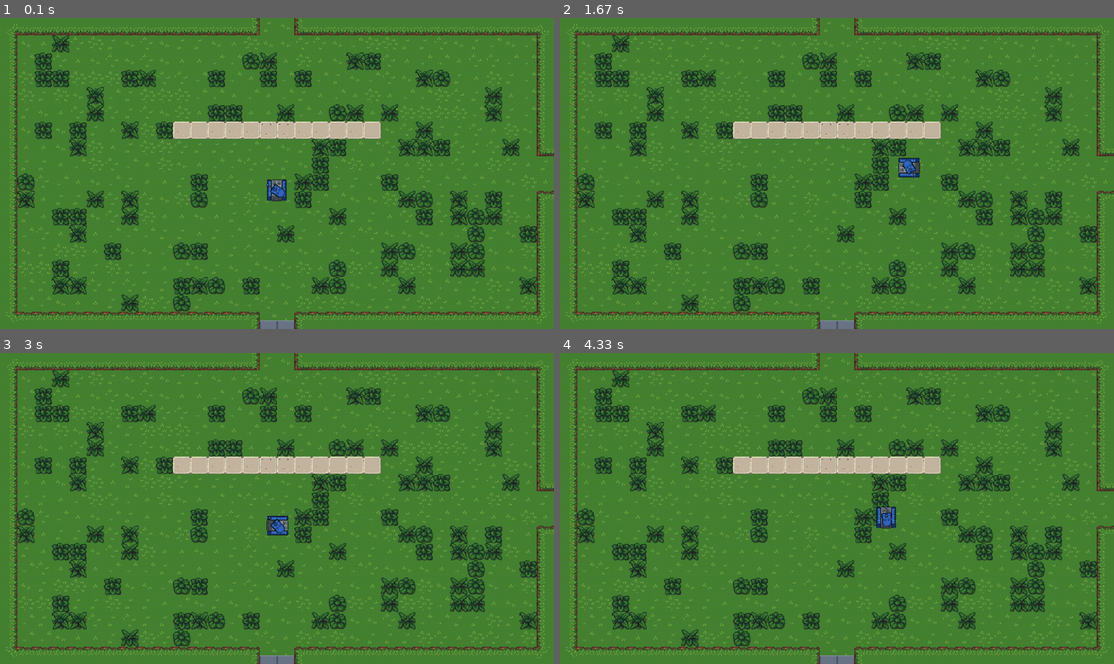
Above: before the commit, frames 1-4 (two rows, left to right).
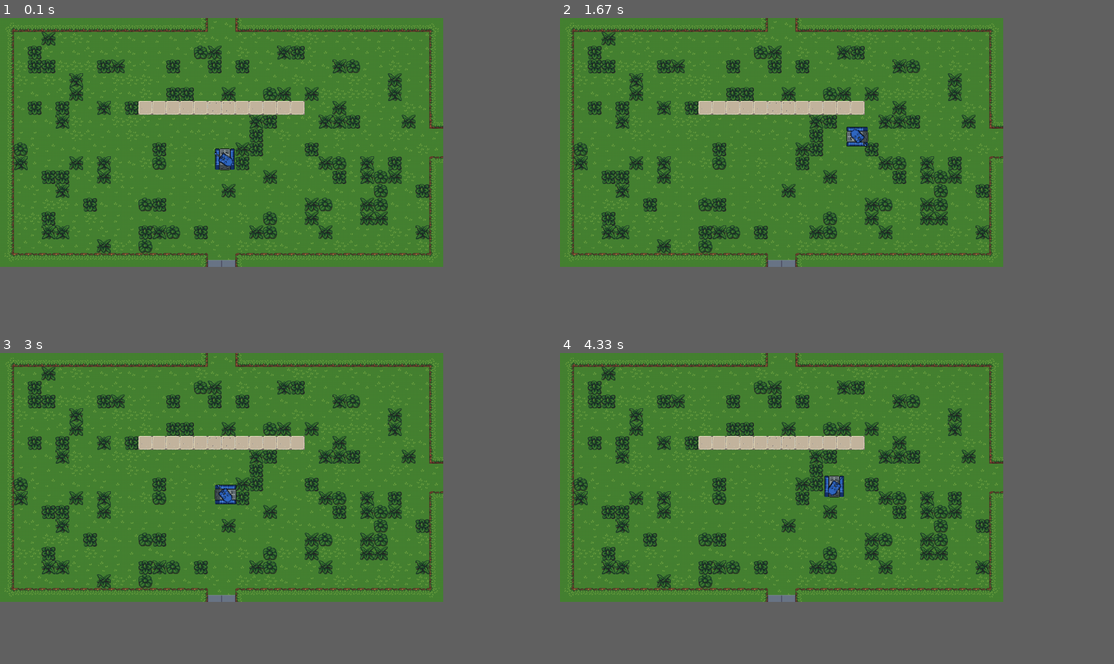
Above: after the commit, the same moments.

Repository: brasi07/Acero_en_Llamas_pygame
Game: pygame game, started from src/main.py
Two runs of this game, one before a commit and one after it. Both use one fixed random seed, a clock stepped at 60 frames per second and the inputs below.
Inputs (mouse positions are in pixels of both pictures, inside the frame that each line leads up to):
- Up to frame 1 (0.1 s): no input
- Up to frame 2 (1.67 s): hold Right 0.33-0.8 s; move the mouse to (764, 151) at 0.37 s; hold Up 0.83-1.13 s; move the mouse to (825, 198) at 0.87 s; hold Right 1.17-1.63 s; move the mouse to (942, 229) at 1.2 s
- Up to frame 3 (3 s): hold Left 1.67-2.2 s; move the mouse to (116, 427) at 1.7 s; hold Down 2.23-2.53 s; move the mouse to (204, 433) at 2.27 s; hold Left 2.57-2.97 s; move the mouse to (149, 396) at 2.6 s
- Up to frame 4 (4.33 s): hold Up 3-3.37 s; move the mouse to (615, 421) at 3.03 s; hold Right 3.4-4.03 s; move the mouse to (643, 446) at 3.43 s; hold Down from 4.07 s (still down); move the mouse to (881, 415) at 4.1 s
In our replay, the window is 900x506 before the commit and 720x405 after it. These sizes can differ from the game's own. Grey fills any space a smaller window leaves; there, only what the larger window draws over its background counts as a difference.

The runs differ from the first frame. In frame 1, 29% of the frame differs, in the area x 0-100%, y 0-100%; in frame 2, 28%; in frame 3, 29%; in frame 4, 28%.

Commit message:
El tamaño del tile ya es autoescalable y no es necesario pasarselo a todos los objectos dibujables

Diff:
--- a/src/bullet.py
+++ b/src/bullet.py
@@ -1,6 +1,7 @@
 import pygame
 import math
 import time
+import settings
 from settings import CollisionLayer, COLLISION_RULES
 from elements import Elemento
 
@@ -11,9 +12,8 @@
     sprites_colision = [pygame.transform.scale(pygame.image.load(f"../res/disparos/expl{i}.png"), (20, 20))
                         for i in range(1, 11)]
 
-    def __init__(self, cannon_tip, angulo, tamaño_tile, tipoColision):
-        self.tamaño_tile = tamaño_tile
-        self.imagen = self.escalar_y_cargar("../res/entidades/balas/bala.png", 0.15, 0.15)
+    def __init__(self, cannon_tip, angulo, tipoColision):
+        self.imagen = self.escalar_y_cargar("../res/entidades/balas/bala.png", settings.RESIZE_PLAYER * 0.07, settings.RESIZE_PLAYER * 0.07)
         self.x, self.y = cannon_tip
 
         super().__init__(self.x, self.y, self.imagen, tipoColision)
@@ -31,7 +31,7 @@
 
     def escalar_y_cargar(self, ruta, resizex, resizey):
         imagen = pygame.image.load(ruta)
-        return pygame.transform.scale(imagen, (resizex * self.tamaño_tile, resizey * self.tamaño_tile))
+        return pygame.transform.scale(imagen, (resizex * settings.TILE_SIZE, resizey * settings.TILE_SIZE))
 
     def check_collision(self, other_element):
 
--- a/src/elements.py
+++ b/src/elements.py
@@ -40,31 +40,25 @@
         return False
 
 class Boton(Elemento):
-    def __init__(self, x, y, tamaño_tile, imagen):
-        imagen = pygame.transform.scale(imagen, (tamaño_tile, tamaño_tile))  # Escalamos la imagen
+    def __init__(self, x, y, imagen):
         super().__init__(x, y, imagen, CollisionLayer.NONE)
 
 class Puerta(Elemento):
-    def __init__(self, x, y, tamaño_tile, imagen):
-        imagen = pygame.transform.scale(imagen, (tamaño_tile, tamaño_tile))  # Escalamos la imagen
+    def __init__(self, x, y, imagen):
         super().__init__(x, y, imagen, CollisionLayer.WALL)
 
 class Muro(Elemento):
-    def __init__(self, x, y, tamaño_tile, imagen):
-        imagen = pygame.transform.scale(imagen, (tamaño_tile, tamaño_tile))  # Escalamos la imagen
+    def __init__(self, x, y, imagen):
         super().__init__(x, y, imagen, CollisionLayer.WALL)
 
 class MuroBajo(Elemento):
-    def __init__(self, x, y, tamaño_tile, imagen):
-        imagen = pygame.transform.scale(imagen, (tamaño_tile, tamaño_tile))  # Escalamos la imagen
+    def __init__(self, x, y, imagen):
         super().__init__(x, y, imagen, CollisionLayer.LOW_WALL)
 
 class Trampa(Elemento):
-    def __init__(self, x, y, tamaño_tile, imagen):
-        imagen = pygame.transform.scale(imagen, (tamaño_tile, tamaño_tile))  # Escalamos la imagen
+    def __init__(self, x, y, imagen):
         super().__init__(x, y, imagen, CollisionLayer.NONE)
 
 class Decoracion(Elemento):
-    def __init__(self, x, y, tamaño_tile, imagen):
-        imagen = pygame.transform.scale(imagen, (tamaño_tile, tamaño_tile))  # Escalamos la imagen
+    def __init__(self, x, y, imagen):
         super().__init__(x, y, imagen, CollisionLayer.NONE)
--- a/src/enemy.py
+++ b/src/enemy.py
@@ -5,8 +5,7 @@
 from elements import Elemento
 
 class Enemy(Elemento):
-    def __init__(self, x, y, tamaño_tile):
-        self.tamaño_tile = tamaño_tile
+    def __init__(self, x, y):
         self.sprites = {
             "abajo": self.escalar_y_cargar("../res/enemigos/tanque_rojo.png"),
         }
@@ -14,7 +13,7 @@
 
     def escalar_y_cargar(self, ruta):
         imagen = pygame.image.load(ruta)
-        return pygame.transform.scale(imagen, (self.tamaño_tile * settings.RESIZE_PLAYER, self.tamaño_tile * settings.RESIZE_PLAYER))
+        return pygame.transform.scale(imagen, (settings.TILE_SIZE * settings.RESIZE_PLAYER, settings.TILE_SIZE * settings.RESIZE_PLAYER))
 
     def update(self):
         pass  # Aquí iría la IA de movimiento
--- a/src/game.py
+++ b/src/game.py
@@ -39,7 +39,7 @@
                 if evento.key == pygame.K_ESCAPE:  # Detecta cuando se presiona ESC
                     self.ejecutando = False  # Termina el juego
                 elif evento.key == pygame.K_F11:
-                    self.pantalla = pygame.display.set_mode((1280, 720))
+                    self.pantalla = pygame.display.set_mode((settings.ANCHO, settings.ALTO))
                 elif evento.key == pygame.K_e:  # Presionar "E" para activar botones
                     for capa in self.mundo.elementos_por_capa.values():
                         for elemento in capa:
--- a/src/player.py
+++ b/src/player.py
@@ -8,17 +8,14 @@
 import pygame
 
 from tank import Tank
+from weapon import Escopeta
 
 
 class Player(Tank):
 
-    def __init__(self, x, y, tamano_tile):
+    def __init__(self, x, y):
         # Llamamos primero al constructor de la clase base (Tank)
-        super().__init__(3, 3, x, y, tamano_tile, CollisionLayer.PLAYER, "../res/entidades/jugador/")
-
-        # Definir velocidad
-        self.velocidad_base = 3
-        self.velocidad = self.velocidad_base
+        super().__init__(3, 3, x, y, CollisionLayer.PLAYER, "../res/entidades/jugador/")
 
         # Equipamos armas
         self.armas_secundarias = [None, weapon.Dash(), weapon.Escopeta()]  # Lista de armas
@@ -89,14 +86,14 @@
             self.arma_secundaria_pos = 0
         self.arma_secundaria = self.armas_secundarias[self.arma_secundaria_pos]
         if self.arma_secundaria is not None:
-            if self.arma_secundaria.tipo == "escopeta":
-                self.sprite_cannon = pygame.transform.scale(self.arma_secundaria.imagen, (self.tamano_tile * settings.RESIZE_PLAYER, self.tamano_tile * settings.RESIZE_PLAYER))
-                self.arma_secundaria.animacion = [pygame.transform.scale(self.arma_secundaria.animacion [i], (settings.RESIZE_PLAYER * self.tamano_tile, settings.RESIZE_PLAYER * self.tamano_tile))
+            if self.arma_secundaria is Escopeta:
+                self.sprite_cannon = pygame.transform.scale(self.arma_secundaria.imagen, (settings.TILE_SIZE * settings.RESIZE_PLAYER, settings.TILE_SIZE * settings.RESIZE_PLAYER))
+                self.arma_secundaria.animacion = [pygame.transform.scale(self.arma_secundaria.animacion [i], (settings.RESIZE_PLAYER * settings.TILE_SIZE, settings.RESIZE_PLAYER * settings.TILE_SIZE))
                         for i in range(0, len(self.arma_secundaria.animacion ) - 1)]
                 self.sprite_arma_secundaria = None
             else:
                 self.sprite_arma_secundaria = self.escalar_y_cargar(self.arma_secundaria.imagen)
-                self.sprite_cannon = self.sprites["canhon"]
+                self.sprite_cannon = self.sprites["cannon"]
 
 
     def dibujar_arma_secundaria(self, mundo):
@@ -105,14 +102,11 @@
             self.rect_secundaria = self.sprite_arma_secundaria.get_rect(top=self.rect_element.bottom)
             mundo.pantalla.blit(self.sprite_arma_secundaria, (self.rect_element.centerx - self.rect_secundaria.width // 2 - mundo.camara_x, self.rect_element.centery - self.rect_secundaria.height // 2 - mundo.camara_y))
 
-
-
-
     def draw(self, mundo):
         for bala in self.balas:
             bala.draw(mundo.pantalla, mundo)
         self.dibujar(mundo.pantalla, mundo)
         self.update_cannon_position(mundo)
-        if (self.arma_secundaria != None):
+        if self.arma_secundaria is not None:
                 self.dibujar_arma_secundaria(mundo)
         mundo.pantalla.blit(self.imagen_canon, (self.rect_element.centerx - self.rect_canon.width // 2 - mundo.camara_x, self.rect_element.centery - self.rect_canon.height // 2 - mundo.camara_y))
--- a/src/settings.py
+++ b/src/settings.py
@@ -1,10 +1,10 @@
 from enum import Enum
 
 FPS = 60
-ANCHO, ALTO = 1280, 720
+ANCHO, ALTO = 1024, 576
 
+RESIZE_PLAYER = 2.5
 TILE_SIZE = 32
-RESIZE_PLAYER = 2
 
 COOLDOWN = 2000
 
--- a/src/tank.py
+++ b/src/tank.py
@@ -9,10 +9,10 @@
 
 
 class Tank(Elemento):
-    def __init__(self, hp, speed, x, y, tamano_tile, collision_layer=CollisionLayer.NONE, ruta=""):
-        self.hp = hp
-        self.speed = speed
-        self.tamano_tile = tamano_tile
+    def __init__(self, vida, velocidad, x, y, collision_layer=CollisionLayer.NONE, ruta=""):
+        self.vida = vida
+        self.velocidad = velocidad
+        self.velocidad_base = 3
 
         # Generamos sprites para el tanque
         self.sprites = self.generar_sprites(ruta)
@@ -31,9 +31,6 @@
 
         self.arma_secundaria = None
         self.ultimo_uso_secundaria = pygame.time.get_ticks()
-
-        # Equipamos armas
-        self.equipar_especial(Dash())
 
     def equipar_especial(self, weapon=None):
         # Equipamos armas
@@ -59,7 +56,7 @@
 
     def escalar_y_cargar(self, ruta):
         imagen = pygame.image.load(ruta)
-        return pygame.transform.scale(imagen, (self.tamano_tile * settings.RESIZE_PLAYER, self.tamano_tile * settings.RESIZE_PLAYER))
+        return pygame.transform.scale(imagen, (settings.TILE_SIZE * settings.RESIZE_PLAYER, settings.TILE_SIZE * settings.RESIZE_PLAYER))
 
     def rotar_canon(self, dirx, diry):
         # Calcular el ángulo del cañón
@@ -110,7 +107,7 @@
 
     def disparar(self):
         cannon_tip = self.get_cannon_tip()  # Obtener la punta del cañón
-        nueva_bala = Bala(cannon_tip, self.angulo_cannon, self.tamano_tile, CollisionLayer.BULLET_PLAYER)
+        nueva_bala = Bala(cannon_tip, self.angulo_cannon, CollisionLayer.BULLET_PLAYER)
         self.balas.append(nueva_bala)
 
     def get_cannon_tip(self):
--- a/src/world.py
+++ b/src/world.py
@@ -16,7 +16,6 @@
         self.mundo = mundo  # Número del mundo actual
 
         self.ancho_pantalla, self.alto_pantalla = pantalla.get_size()
-        self.tamaño_tile = math.gcd(self.ancho_pantalla, self.alto_pantalla) / 2
 
         # Buscar archivos de mapa según el nuevo formato "Mapa_{mundo}_{capa}.csv"
         archivos_mapa = self.buscar_archivos_mapa(f"../res/mapas/Mapa_{self.mundo}_")
@@ -107,7 +106,7 @@
                 valor = int(valor)  # Asegurarse de que el valor es un número
 
                 if 5100 <= valor <= 5199:  # Rango de valores reservados para puertas
-                    puerta = Puerta(x * self.tamaño_tile, y * self.tamaño_tile, self.tamaño_tile, sprites.get(5100))
+                    puerta = Puerta(x * settings.TILE_SIZE, y * settings.TILE_SIZE, settings.TILE_SIZE, sprites.get(5100))
                     self.puertas[valor].append(puerta)  # Guardar la puerta con su ID único
                     lista_elementos.append(puerta)
 
@@ -118,23 +117,20 @@
                 if valor == 0 and lista_elementos == self.elementos_por_capa[max(self.capas.keys())]:
                     # El jugador solo aparece en la capa superior
                     if self.player is None:
-                        self.player = Player(x * self.tamaño_tile, y * self.tamaño_tile, self.tamaño_tile)
+                        self.player = Player(x * settings.TILE_SIZE, y * settings.TILE_SIZE)
                     lista_elementos.append(self.player)
                 elif 5000 <= valor <= 5099:  # Rango de valores reservados para botones
                     puerta_id = valor + 100  # Ejemplo: Botón 5000 activa puerta 5100
                     puertas_a_activar = self.puertas.get(puerta_id)
-                    lista_elementos.append(Boton(x * self.tamaño_tile, y * self.tamaño_tile, self.tamaño_tile, sprites[valor], puertas_a_activar))
+                    lista_elementos.append(Boton(x * settings.TILE_SIZE, y * settings.TILE_SIZE, sprites[valor], puertas_a_activar))
                 elif valor == 836:
-                    lista_elementos.append(Trampa(x * self.tamaño_tile, y * self.tamaño_tile, self.tamaño_tile, sprites[valor]))
+                    lista_elementos.append(Trampa(x * settings.TILE_SIZE, y * settings.TILE_SIZE, sprites[valor]))
                 elif valor == 1168:
-                    lista_elementos.append(MuroBajo(x * self.tamaño_tile, y * self.tamaño_tile, self.tamaño_tile, sprites[valor]))
+                    lista_elementos.append(MuroBajo(x * settings.TILE_SIZE, y * settings.TILE_SIZE, sprites[valor]))
                 elif valor in (514, 515, 516, 517, 578, 579, 580, 581, 876, 878, 768, 2436, 2437, 2438, 2500, 2502, 2564, 2565, 2566):
-                    lista_elementos.append(Decoracion(x * self.tamaño_tile, y * self.tamaño_tile, self.tamaño_tile, sprites[valor]))
+                    lista_elementos.append(Decoracion(x * settings.TILE_SIZE, y * settings.TILE_SIZE, sprites[valor]))
                 elif valor != -1 and valor in sprites:
-                    lista_elementos.append(Muro(x * self.tamaño_tile, y * self.tamaño_tile, self.tamaño_tile, sprites[valor]))
-
-
-
+                    lista_elementos.append(Muro(x * settings.TILE_SIZE, y * settings.TILE_SIZE, sprites[valor]))
 
     def cambiar_pantalla(self, direccion):
 
